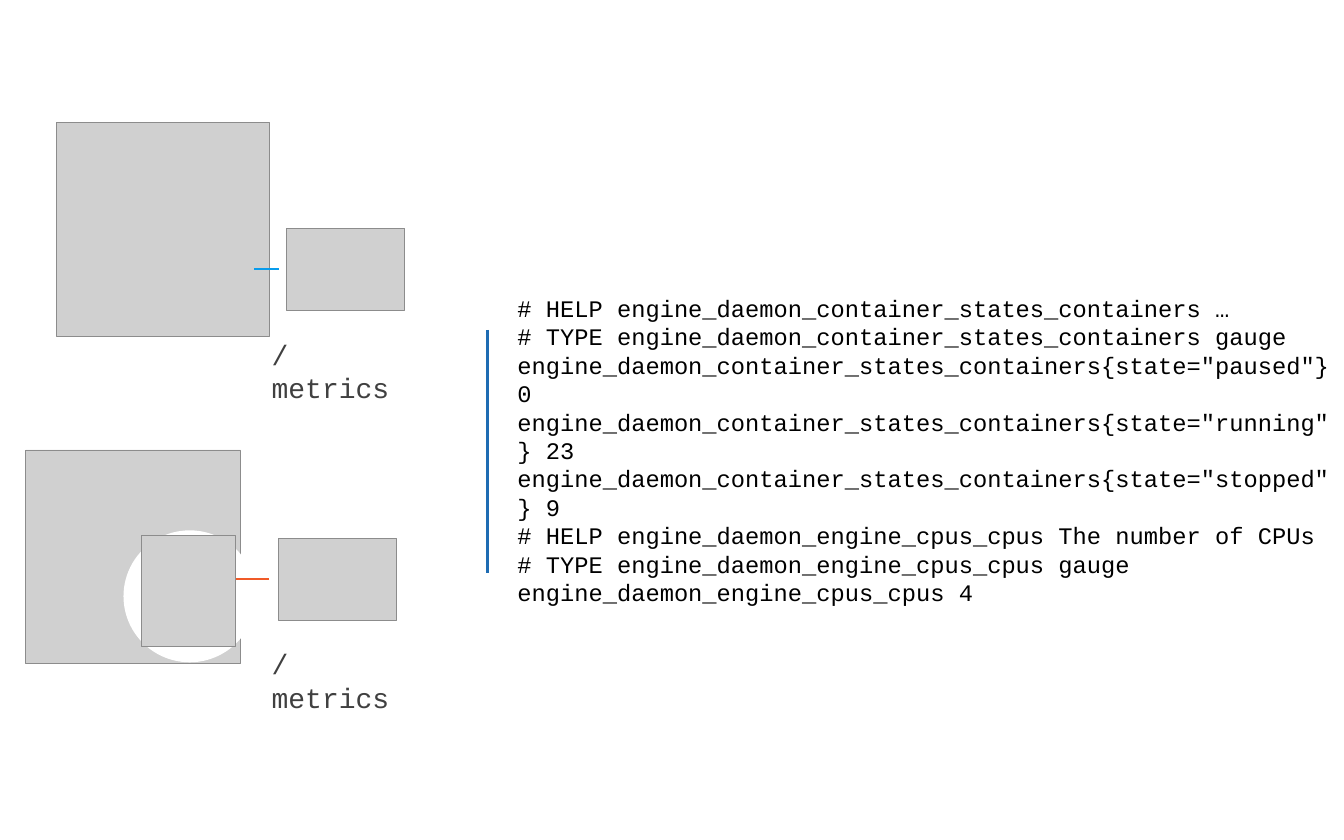
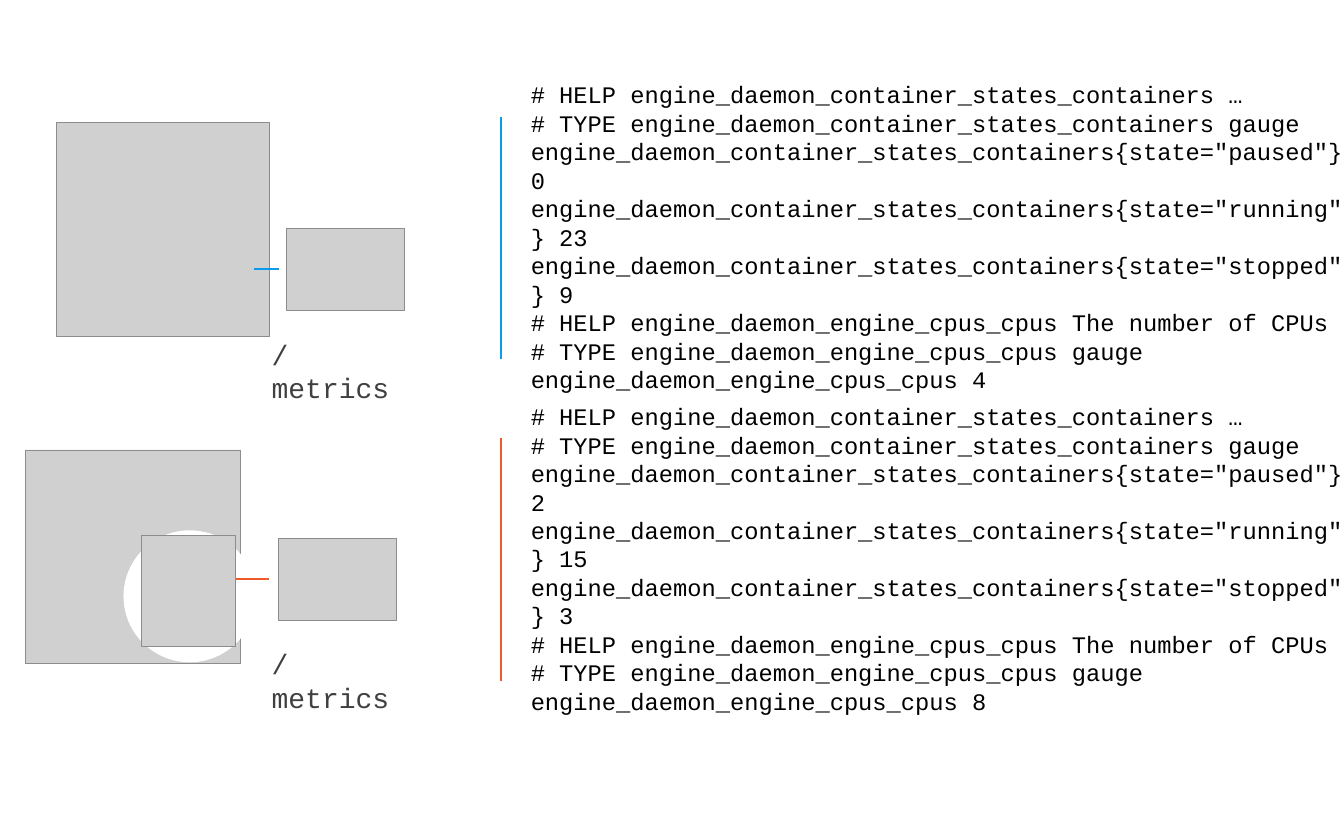
Before and after one commit to sixeyed/dak4.net, a slide deck: slide 2 of slides/06-monitoring.pptx. Drawn at 1344x840 pixels with LibreOffice and Linux fonts; fonts in the diff are those of the drawing; grey boxes stand for pictures. Boxes give left, top, right and bottom in pixels: in the first picture for what was removed or moved away, otherwise in the second. Text is boxed around its words. In the diff, an @@ line names an element or a change of style, - is before the commit and + after.

Commit message:
Slide deck updates

```diff
--- a/slides/06-monitoring.pptx
+++ b/slides/06-monitoring.pptx
@@ text "# HELP engine_daemon_container_states_containers …": place and size @@
-text "# HELP engine_daemon_container_states_containers …" at [517,299,1329,606]
+text "# HELP engine_daemon_container_states_containers …" at [531,86,1343,393]
@@ line moved from (487, 330) - (487, 573) to (501, 117) - (501, 359) @@
@@ line (501, 117) - (501, 359): stroke #1E6CB3 2.25 pt to #099CEC 2 pt @@
@@ text added at [531,408,1343,715], 20 pt, text #000000 @@
+# HELP engine_daemon_container_states_containers …
+# TYPE engine_daemon_container_states_containers gauge
+engine_daemon_container_states_containers{state="paused"} 2
+engine_daemon_container_states_containers{state="running"} 15
+engine_daemon_container_states_containers{state="stopped"} 3
+# HELP engine_daemon_engine_cpus_cpus The number of CPUs
+# TYPE engine_daemon_engine_cpus_cpus gauge
+engine_daemon_engine_cpus_cpus 8
@@ line added from (501, 439) to (501, 681), #F05A28 2 pt @@
```
Also in this commit, not shown: 4 other slides changed, 2 other files.
